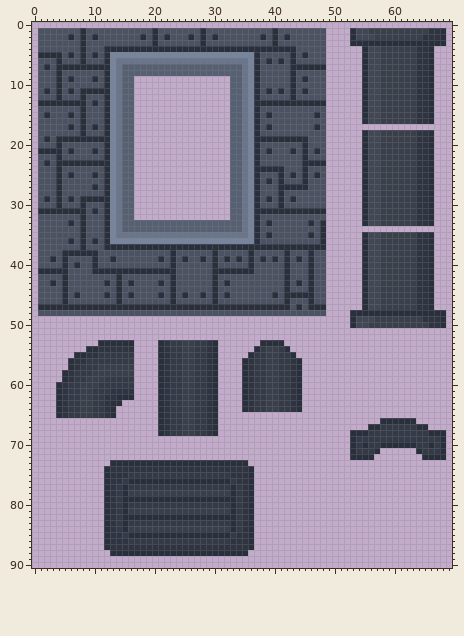
Sprite sheet: res/environment_set.png. Above: the version before the commit.
The file is 70x91 pixels. Colours within 5 levels of each other are drawn and written as one.
New version:
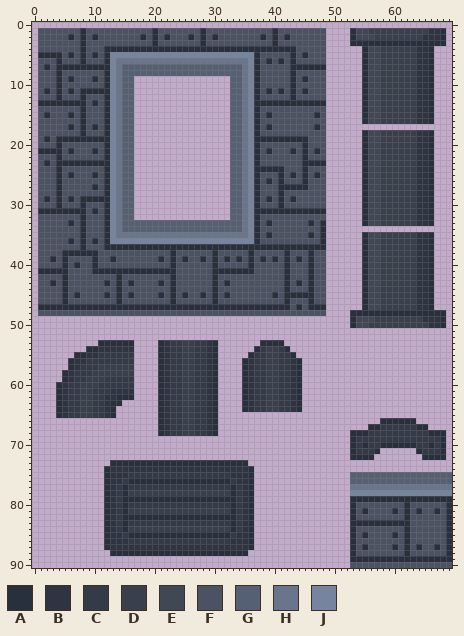
Palette (. is transparent): A #282f3d  B #2e3442  C #333a48  D #393f4c  E #404755  F #4a5263  G #566074  H #69758d  J #76849f
What changed:
y 75..76: x 53..69 ................. -> GGGGGGGGGGGGGGGGG
y 77: x 53..69 ................. -> HHHHHHHHHHHHHHHHH
y 78: x 53..69 ................. -> JJJJJJJJJJJJJJJJJ
y 79: x 53..69 ................. -> AAAAAAAAAAAAAAAAA
y 80: x 53..69 ................. -> AFFFFFFFFAFFFFFFA
y 81: x 53..69 ................. -> AFAFFFFAFAFAFFAFA
y 82: x 53..69 ................. -> AFFFFFFFFAFFFFFFA
y 83: x 53..69 ................. -> AAAAAAAAAAFFFFFFA
y 84: x 53..69 ................. -> AFFFFFFFFAFFFFFFA
y 85: x 53..69 ................. -> AFAFFFFAFAFFFFFFA
y 86: x 53..69 ................. -> AFFFFFFFFAFFFFFFA
y 87: x 53..69 ................. -> AFAFFFFAFAFAFFAFA
y 88: x 53..69 ................. -> AFFFFFFFFAFFFFFFA
y 89: x 53..69 ................. -> AAAAAAAAAAAAAAAAA
y 90: x 53..69 ................. -> FFFFFFFFFFFFFFFFF
Boxes around the changes in both pictures, in picture pixels (x1, y1, x2, y2):
added: (350, 472, 452, 568)
